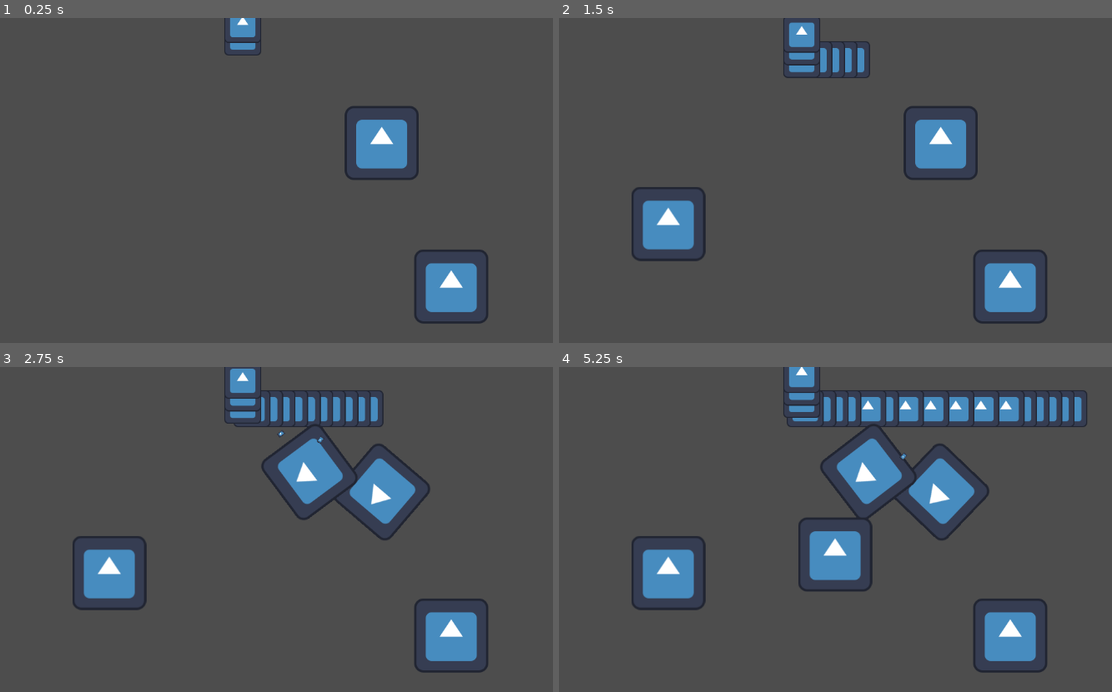
Above: before the commit, frames 1-4 (two rows, left to right).
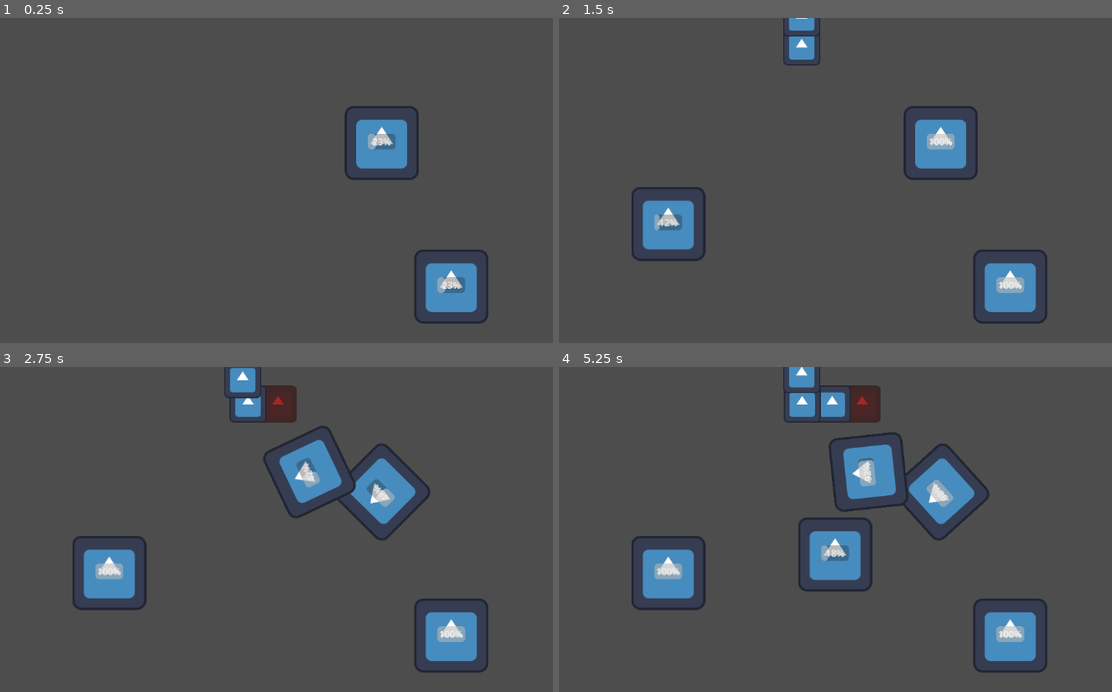
Above: after the commit, the same moments.

Repository: wickidie/SpinTD
Game: Godot game, scene res://cricle_map.tscn
Same seed, same stepped clock (60 frames per second), same inputs: the game is played once before the commit and once after it. The engine's default icon, where the game draws it, is replaced by a stand-in: a white triangle on a blue panel in a dark square.
Inputs (mouse positions are in pixels of both pictures, inside the frame that each line leads up to):
- Up to frame 1 (0.25 s): no input
- Up to frame 2 (1.5 s): tap Enter at 0.5 s; move the mouse to (946, 187) at 0.52 s; hold 1 (1) 0.53-1.28 s; click (946, 187) at 0.8 s; move the mouse to (669, 222) at 1.27 s; click (669, 222) at 1.35 s
- Up to frame 3 (2.75 s): tap 1 (1) at 1.55 s; move the mouse to (309, 471) at 2.02 s; hold 1 (1) from 2.03 s (still down); click (309, 471) at 2.3 s
- Up to frame 4 (5.25 s): move the mouse to (769, 630) at 2.77 s; release 1 (1) at 2.78 s; click (769, 630) at 2.85 s; tap 1 (1) at 3.05, 4.35 s; move the mouse to (1001, 610) at 3.52 s; hold Right mouse button (RMB) 3.53-4.28 s; click (1001, 610) at 3.8 s; move the mouse to (603, 497) at 4.27 s; move the mouse to (835, 555) at 5.02 s; press the mouse at (835, 555) at 5.03 s

The runs differ from the first frame. In frame 1, 0.9% of the frame differs, in the area x 40-85%, y 0-85%; in frame 2, 1.7%; in frame 3, 4.1%; in frame 4, 6.4%, in the area x 17-96%, y 0-85%.

Commit message:
wave system & tower obstacle

Diff:
--- a/cricle_map.gd
+++ b/cricle_map.gd
@@ -3,14 +3,33 @@
 @onready var map_path = $MapPath
 @onready var ICON = preload("res://icon.svg")
 @onready var TEST_ENEMY = preload("res://enemy/test_enemy.tscn")
+@onready var wave_interval: Timer = $WaveInterval
+
+signal wave_finished
 
 var enemy_list: Array
-
+var wave: int = 1
+var wave_list = {
+	"1" : {
+		"mob_set" : [10, 15, 5, 3, 20],
+		"spawn_interval" : [0.5, 0.1, 0.5, 0.1, 0.2],
+		"set_interval" : [3, 3, 3, 3, 3]
+	},
+	"2" : {
+		"mob_set" : [5, 10, 15, 20, 3],
+		"spawn_interval" : [1, 0.1, 0.5, 0.1, 1],
+		"set_interval" : [1, 1, 1, 1, 1]
+	},
+	"3" : {
+		"mob_set" : [5, 5, 5, 5, 5],
+		"spawn_interval" : [1, 2, 1, 0, 0],
+		"set_interval" : [1, 1, 1, 1, 1]
+	}
+}
 # Called when the node enters the scene tree for the first time.
 func _ready():
-	for i in range(200):
-		spawn_unit()
-		await get_tree().create_timer(0.2).timeout
+	print("Number of Waves : ", wave_list.size())
+	wave_interval.start()
 	pass
 
 func _process(delta):
@@ -20,3 +39,25 @@
 	var enemy = TEST_ENEMY.instantiate()
 	map_path.add_child(enemy)
 	enemy_list.append(enemy)
+
+func new_wave():
+	for i in range(wave_list[str(wave)]["mob_set"].size()):
+		#print("=== Start Of Set ", i+1, " ===")
+		#print("Mob Set Size : ", wave_list[str(wave)]["mob_set"][i])
+		#print("Mob Spawn Interval : ", wave_list[str(wave)]["spawn_interval"][i])
+		for j in range(wave_list[str(wave)]["mob_set"][i]):
+			spawn_unit()
+			await get_tree().create_timer(wave_list[str(wave)]["spawn_interval"][i]).timeout
+		#print("---End Of Set---")
+		#print("\nNext Set in : ", wave_list[str(wave)]["set_interval"][i], " sec\n")
+		await get_tree().create_timer(wave_list[str(wave)]["set_interval"][i]).timeout
+	#print("=== End Of Wave ", wave, " ===")
+	wave += 1
+	#wave_finished.emit()
+	pass
+
+func _on_wave_interval_timeout() -> void:
+	for i in range(wave_list.size()):
+		#print("\n=== Wave ", wave, " ===\n")
+		await new_wave()
+	pass # Replace with function body.
--- a/cricle_map.tscn
+++ b/cricle_map.tscn
@@ -6,12 +6,15 @@
 
 [sub_resource type="Curve2D" id="Curve2D_yqjoy"]
 _data = {
-"points": PackedVector2Array(0, 0, 0, 0, -40, -280, 0, 0, 0, 0, -40, -216, 0, 0, 0, 0, 448, -216, 0, 0, 0, 0, 456, 280, 0, 0, 0, 0, -504, 288, 0, 0, 0, 0, -504, -216, 0, 0, 0, 0, -48, -208, 0, 0, 0, 0, -48, 24)
+"points": PackedVector2Array(0, 0, 0, 0, -40, -288, 0, 0, 0, 0, -40, -224, 0, 0, 0, 0, 472, -224, 0, 0, 0, 0, 472, 288, 0, 0, 0, 0, -552, 288, 0, 0, 0, 0, -552, -224, 0, 0, 0, 0, -40, -224, 0, 0, 0, 0, -40, 32)
 }
 point_count = 8
 
 [node name="CricleMap" type="Node2D"]
 script = ExtResource("1_wa886")
+
+[node name="WaveInterval" type="Timer" parent="."]
+one_shot = true
 
 [node name="Player" parent="." instance=ExtResource("2_g4qoe")]
 
@@ -19,8 +22,17 @@
 position = Vector2(616, 288)
 curve = SubResource("Curve2D_yqjoy")
 
+[node name="PathObstacle" type="Area2D" parent="MapPath" groups=["Obstacle"]]
+
+[node name="CollisionPolygon2D" type="CollisionPolygon2D" parent="MapPath/PathObstacle"]
+position = Vector2(-31, -27)
+scale = Vector2(4.1, 3.7)
+polygon = PackedVector2Array(-134.878, -61.8919, -134.878, 93.7838, 130.488, 93.7838, 130.488, -61.8919, 114.878, -61.8919, 114.878, 76.4865, -119.268, 76.4865, -119.268, -44.5946, -10, -44.5946, -10, 24.5946, 5.60976, 24.5946, 5.60976, -44.5946, 114.878, -44.5946, 114.878, -61.8919, 5.60976, -61.8919, 5.60976, -70.5405, -10, -70.5405, -10, -61.8919)
+
 [node name="TestTower" parent="." instance=ExtResource("3_wdhi4")]
 position = Vector2(816, 216)
 
 [node name="TestTower2" parent="." instance=ExtResource("3_wdhi4")]
 position = Vector2(936, 464)
+
+[connection signal="timeout" from="WaveInterval" to="." method="_on_wave_interval_timeout"]
--- a/enemy/test_enemy.gd
+++ b/enemy/test_enemy.gd
@@ -1,6 +1,7 @@
 extends PathFollow2D
 
 @export var speed: float = 100
+@onready var hitbox: Area2D = $Hitbox
 
 func _ready():
 	loop = false
@@ -22,7 +23,7 @@
 	pass
 
 func destroy():
-	#print(self, " Dead")
+	#print(self, " + ", hitbox , " Dead")
 	queue_free()
 
 func _on_hitbox_area_entered(area: Area2D) -> void:
--- a/player/player.gd
+++ b/player/player.gd
@@ -26,12 +26,12 @@
 			building = TEST_TOWER.instantiate()
 			get_parent().add_child(building)
 		is_building = true
-
 	pass
 
 func _unhandled_input(event):
 	if (event.is_action_pressed("LMB") and is_building and building.can_build_here):
 		build()
+		building.placed()
 		is_building = false
 		building = null
 	elif (event.is_action_pressed("RMB") and is_building):
--- a/tower/test_projectile.gd
+++ b/tower/test_projectile.gd
@@ -3,9 +3,10 @@
 @onready var timer: Timer = $Timer
 @onready var hitbox: Area2D = $Area2D
 
-var speed: float = 100
+var speed: float = 500
 var target: Vector2
 var enemies: Array
+var can_damage: bool = true
 
 func _ready() -> void:
 	timer.wait_time = 2
@@ -20,20 +21,21 @@
 	pass
 
 func _on_area_2d_area_entered(area: Area2D) -> void:
-	if (area.is_in_group("Enemy")):
+	if (area.is_in_group("Enemy") and can_damage):
+		can_damage = false
 		queue_free()
-		print("Reporter : ", hitbox)
-		print("Found : ", hitbox.get_overlapping_areas())
+		#print("Reporter : ", hitbox)
+		#print("Found : ", hitbox.get_overlapping_areas())
 		for enemy in hitbox.get_overlapping_areas():
 			if (enemy.is_in_group("Enemy")):
 				enemies.append(enemy)
+		#print("Enemies : ", enemies)
 		enemies[0].get_parent().destroy()
 	pass # Replace with function body.
 
 func _on_area_2d_area_exited(area):
 	if (area.is_in_group("Enemy")):
-		#print("ASDAA")
-		for enemy in area.get_overlapping_areas():
+		for enemy in hitbox.get_overlapping_areas():
 			if (enemy.is_in_group("Enemy")):
 				enemies.erase(enemy)
 				#print(enemy, " Exit")
--- a/tower/test_projectile.tscn
+++ b/tower/test_projectile.tscn
@@ -10,6 +10,7 @@
 script = ExtResource("1_s8w0x")
 
 [node name="Sprite2D" type="Sprite2D" parent="."]
+modulate = Color(1, 0, 0, 1)
 scale = Vector2(0.0625, 0.09375)
 texture = ExtResource("1_p6lqy")
 
--- a/tower/test_tower.gd
+++ b/tower/test_tower.gd
@@ -6,10 +6,13 @@
 @onready var marker_2d: Marker2D = $Marker2D
 @onready var timer: Timer = $Timer
 @onready var tower_collision = $TowerArea/TowerCollision
+@onready var tower_area: Area2D = $TowerArea
+@onready var reload_bar: ProgressBar = $ReloadBar
 
 var attack_speed: float = 1
 var can_shoot: bool = false
 var can_build_here: bool = true
+var build_obstacle: Array
 var target_list: Array
 var target_list_progress: Array
 var target: Node2D
@@ -22,17 +25,34 @@
 	target = self
 	timer.wait_time = attack_speed
 	timer.start()
+	pass
 
 func _physics_process(delta: float) -> void:
+	reload_bar.value = timer.wait_time - timer.time_left
+	set_target()
 	pass
 
+func placed():
+	timer.start()
+
 func set_target():
+	#target_list = []
+	target_list_progress = []
 	if (target_list.size() != 0):
-		target = target_list[target_list.size() - 1]
+		for enemy in target_list:
+			target_list_progress.append(enemy.progress)
+		#print("Target Found : ", target_list.size())
+		#print("Target List : ", target_list)
+		#print("Target Progress Found : ", target_list.size())
+		#print("Target List Progress: ", target_list_progress)
+		#print("Max : ", target_list_progress.max())
+		#print("Index : ", target_list_progress.find(target_list_progress.max()))
+		target = target_list[target_list_progress.find(target_list_progress.max())]
+		#target = target_list[target_list_progress.find(target_list_progress.min())]
+		#print("Target : ", target, "\n")
+		target.modulate = Color(1, 0, 0, 0.5)
 		turn()
 		if (can_shoot):
-			#print(target_first_progress)
-			#print(target_list.find(target_first_progress))
 			shoot()
 	elif (target == null):
 		target = self
@@ -42,6 +62,7 @@
 	#look_at(get_global_mouse_position())
 
 func shoot():
+	timer.start()
 	var bullet = TEST_PROJECTILE.instantiate()
 	get_parent().add_child(bullet)
 	bullet.position = marker_2d.global_position
@@ -50,8 +71,9 @@
 	can_shoot = false
 
 func _on_timer_timeout() -> void:
+	timer.stop()
 	can_shoot = true
-	set_target()
+	#set_target()
 	pass # Replace with function body.
 
 func _on_range_area_entered(area: Area2D) -> void:
@@ -65,13 +87,17 @@
 	pass # Replace with function body.
 
 func _on_tower_area_area_entered(area):
-	if (area.is_in_group("Tower")):
-		can_build_here = false
-		tower_collision.debug_color = Color(1, 0, 0, 0.5)
+	if (area.is_in_group("Tower") or area.is_in_group("Obstacle")):
+		#build_obstacle.append(area)
+		if (tower_area.get_overlapping_areas()):
+			can_build_here = false
+			tower_collision.debug_color = Color(1, 0, 0, 0.5)
 	pass # Replace with function body.
 
 func _on_tower_area_area_exited(area):
-	if (area.is_in_group("Tower")):
-		can_build_here = true
-		tower_collision.debug_color = Color(0, 0.6, 0.7, 0.42)
+	if (area.is_in_group("Tower") or area.is_in_group("Obstacle")):
+		#build_obstacle.erase(area)
+		if (tower_area.get_overlapping_areas().is_empty()):
+			can_build_here = true
+			tower_collision.debug_color = Color(0, 0.6, 0.7, 0.42)
 	pass # Replace with function body.
--- a/tower/test_tower.tscn
+++ b/tower/test_tower.tscn
@@ -35,6 +35,14 @@
 
 [node name="Timer" type="Timer" parent="."]
 
+[node name="ReloadBar" type="ProgressBar" parent="."]
+offset_left = -24.0
+offset_top = -16.0
+offset_right = 24.0
+offset_bottom = 11.0
+mouse_filter = 2
+max_value = 1.0
+
 [connection signal="area_entered" from="Range" to="." method="_on_range_area_entered"]
 [connection signal="area_exited" from="Range" to="." method="_on_range_area_exited"]
 [connection signal="area_entered" from="TowerArea" to="." method="_on_tower_area_area_entered"]
